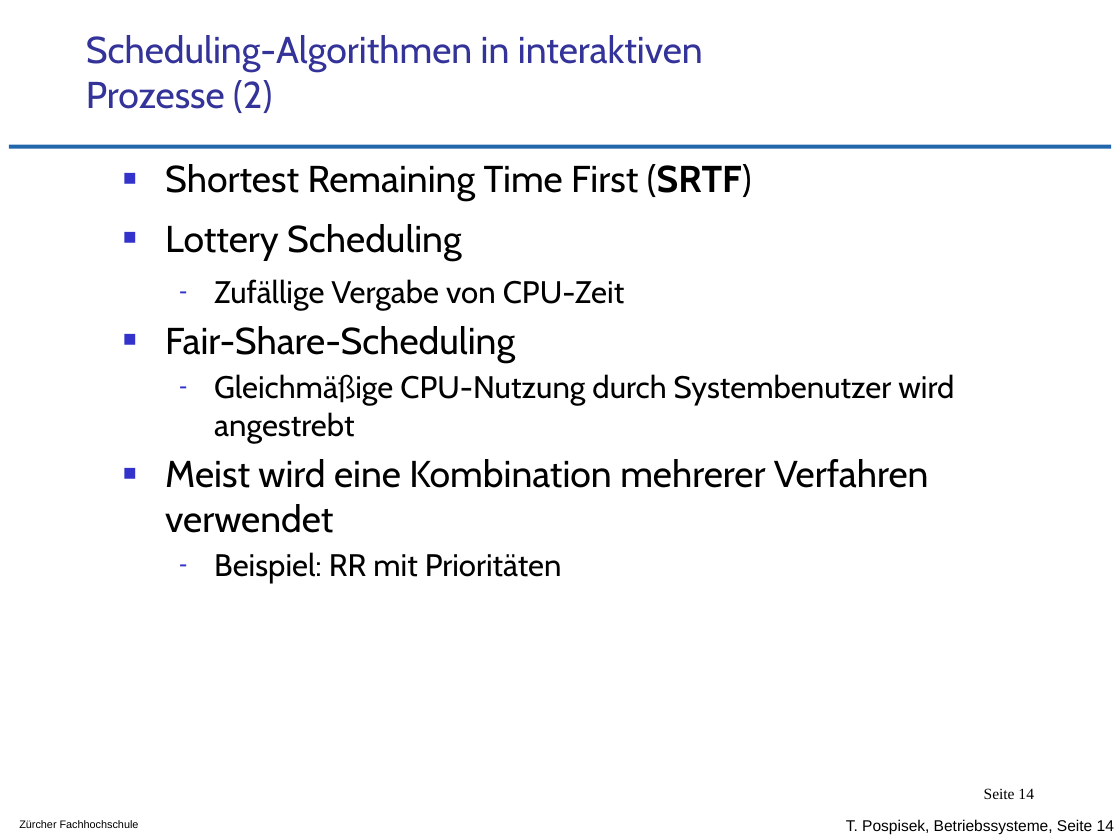
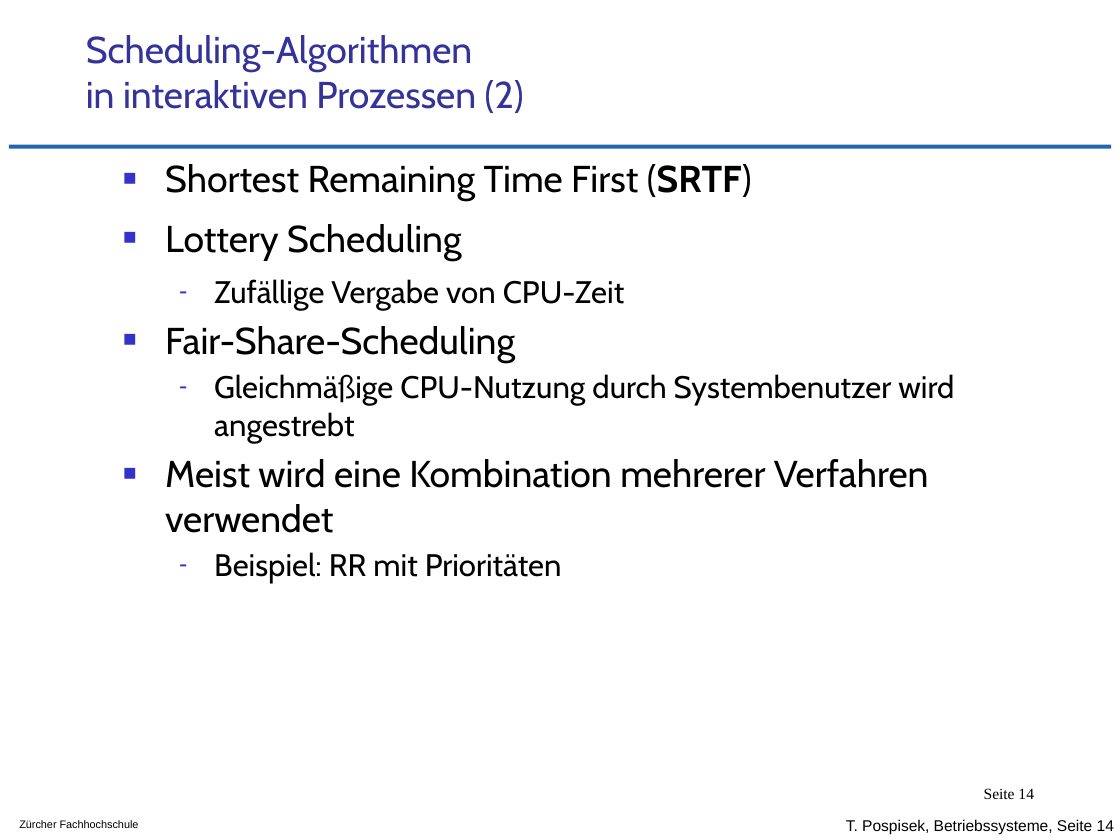
Before and after one commit to tpo/betriebssysteme, a slide deck: slide 14 of 05-3_CPU_Scheduling_Grundkonzepte.odp. Drawn at 1120x840 pixels with LibreOffice and Linux fonts; fonts in the diff are those of the drawing; background and template pictures are left out. Boxes give left, top, right and bottom in pixels: in the first picture for what was removed or moved away, otherwise in the second. Text is boxed around its words. In the diff, an @@ line names an element or a change of style, - is before the commit and + after.

```diff
--- a/05-3_CPU_Scheduling_Grundkonzepte.odp
+++ b/05-3_CPU_Scheduling_Grundkonzepte.odp
@@ title at (86, 35, 524, 113): text changed @@
-Scheduling-Algorithmen in interaktiven Prozesse (2)
+Scheduling-Algorithmen
+in interaktiven Prozessen (2)
```
Also in this commit, not shown: 5 other slides changed, 1 other file.
